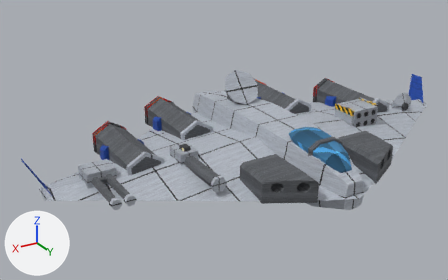
A saved change to the glTF model art/models/lammergeier.glb.
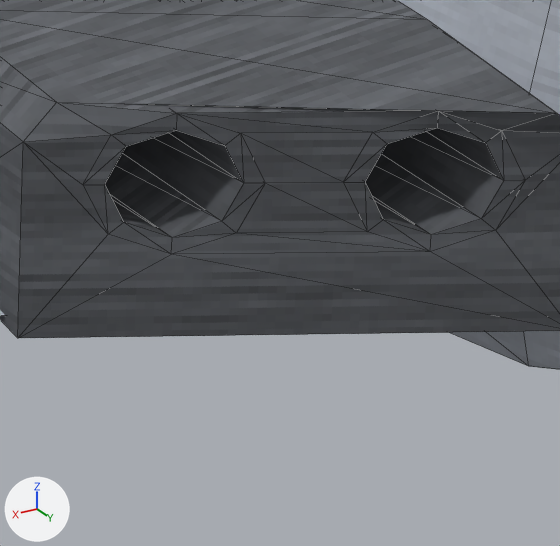
The first picture shows the older version from a camera (50 mm lens) standing at (106.7, 159.3, 80.2) and looking at (12.7, 2.6, 1.8). The close-ups show the older and then the newer version on the part from 58% to 71% of the width and 61% to 80% of the height of that picture. Only the edits that show in the close-ups are written down. Lighting does not change. The marker at lower left points along +X, +Y and +Z. The close-ups show mesh edges as thin lines. Where no turn or scale is listed for an object, it has been applied to the vertices.

Before the edit, the objects in view are built like this:
```python
me_drone_pod_003 = bpy.data.meshes.new('drone_pod.003')
me_drone_pod_003.from_pydata(...)  # 18 vertices, 24 faces; spans x 10.5..23.5, y 29.1..47.3, z -0.4..7.0
me_drone_pod_003.materials.append(mat_steel_dark)  # picture img_dark
me_drone_tube_002 = bpy.data.meshes.new('drone_tube.002')
me_drone_tube_002.from_pydata(...)  # 32 vertices, 54 faces; spans x 11.9..16.1, y 32.86..46.65, z 2.1..6.3
me_drone_tube_002.materials.append(mat_bore_dark)  # picture img_dark
me_drone_tube_003 = bpy.data.meshes.new('drone_tube.003')
me_drone_tube_003.from_pydata(...)  # 32 vertices, 54 faces; spans x 17.9..22.1, y 29.43..43.23, z 2.1..6.3
me_drone_tube_003.materials.append(mat_bore_dark)  # picture img_dark
ob_drone_pod_003 = bpy.data.objects.new('drone_pod.003', me_drone_pod_003)
ob_drone_pod_003.location = (0.0, 0.0, 0.0)
ob_drone_tube_002 = bpy.data.objects.new('drone_tube.002', me_drone_tube_002)
ob_drone_tube_002.location = (0.0, 0.0, 0.0)
ob_drone_tube_003 = bpy.data.objects.new('drone_tube.003', me_drone_tube_003)
ob_drone_tube_003.location = (0.0, 0.0, 0.0)
# also in view: 'drone_pod.005' at (17.0, 43.7, 3.0); 'body' at (0.0, 8.0, 0.8)
```
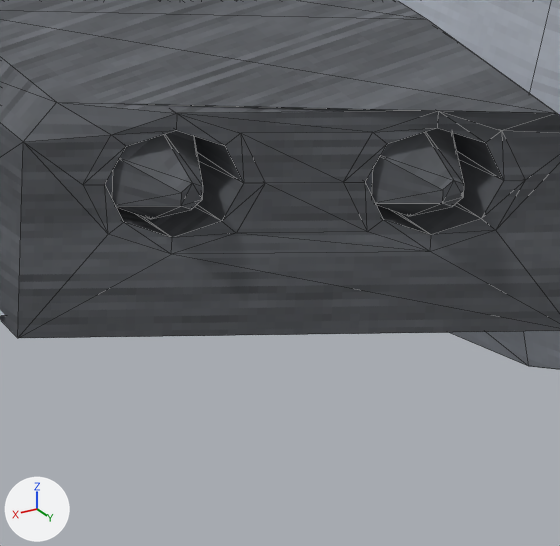
Pixel boxes [x1, y1, x2, y2] of what changed, in the close-ups (560 x 546 px):
'drone_nose.003', added: after [112, 130, 203, 219]
'drone_nose.002', added: after [371, 128, 464, 216]
'drone_body.003', added (mostly hidden): after [105, 173, 112, 198]
'drone_body.002', added (mostly hidden): after [365, 169, 373, 193]

What the commit changed:
Mesh me_drone_nose_003 is new.
It is a 6-sided cut cone along y (radius 1.5 at the low end, 0.4 at the high end) spanning x 18.7..21.3, y 41.03..42.83, z 2.7..5.7.
It uses material mat_steel_dark (picture img_dark).
Mesh me_drone_body_003 is new.
It is a 6-sided cylinder along y spanning x 18.7..21.3, y 35.83..41.03, z 2.7..5.7.
It uses material mat_steel_plate (picture img_plate).
Mesh me_drone_nose_002 is new.
It is a 6-sided cut cone along y (radius 1.5 at the low end, 0.4 at the high end) spanning x 12.7..15.3, y 44.46..46.26, z 2.7..5.7.
It uses material mat_steel_dark (picture img_dark).
Mesh me_drone_body_002 is new.
It is a 6-sided cylinder along y spanning x 12.7..15.3, y 39.26..44.46, z 2.7..5.7.
It uses material mat_steel_plate (picture img_plate).
Object 'drone_nose.003' (ob_drone_nose_003) is new; it shows me_drone_nose_003.
Its location is (0.0, 0.0, 0.0).
Object 'drone_body.003' (ob_drone_body_003) is new; it shows me_drone_body_003.
Its location is (0.0, 0.0, 0.0).
Object 'drone_nose.002' (ob_drone_nose_002) is new; it shows me_drone_nose_002.
Its location is (0.0, 0.0, 0.0).
Object 'drone_body.002' (ob_drone_body_002) is new; it shows me_drone_body_002.
Its location is (0.0, 0.0, 0.0).
